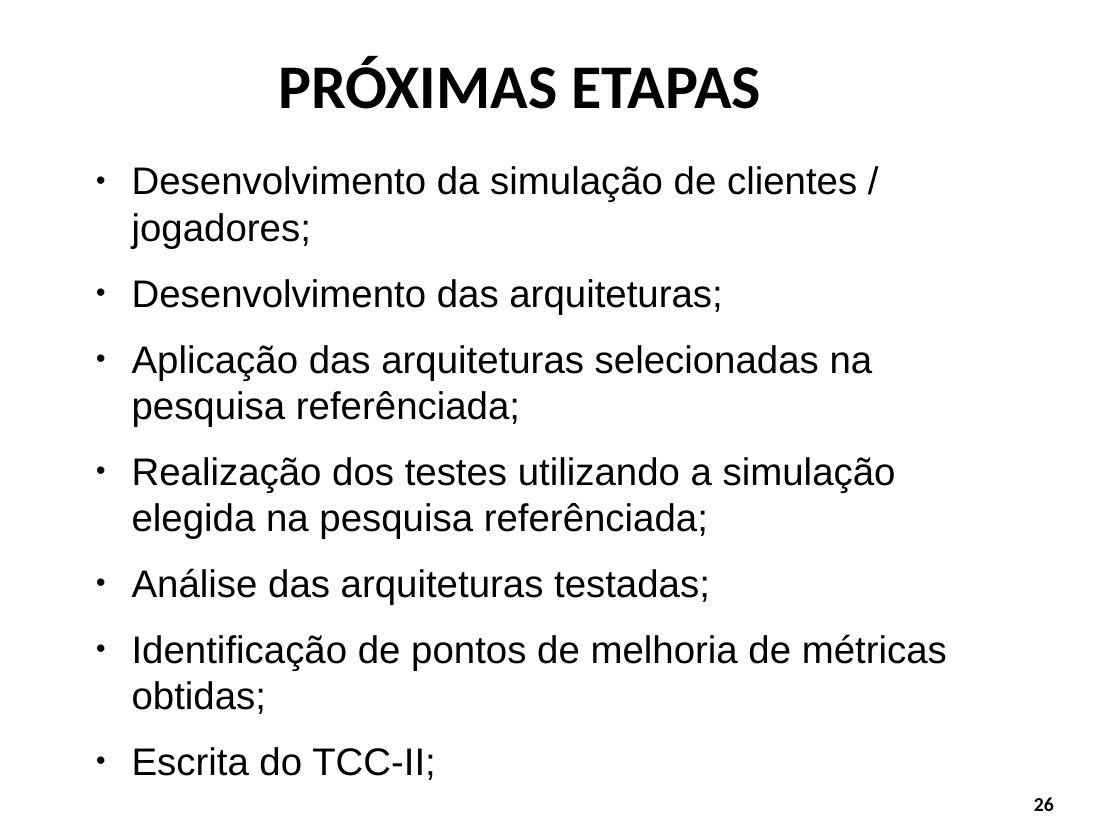
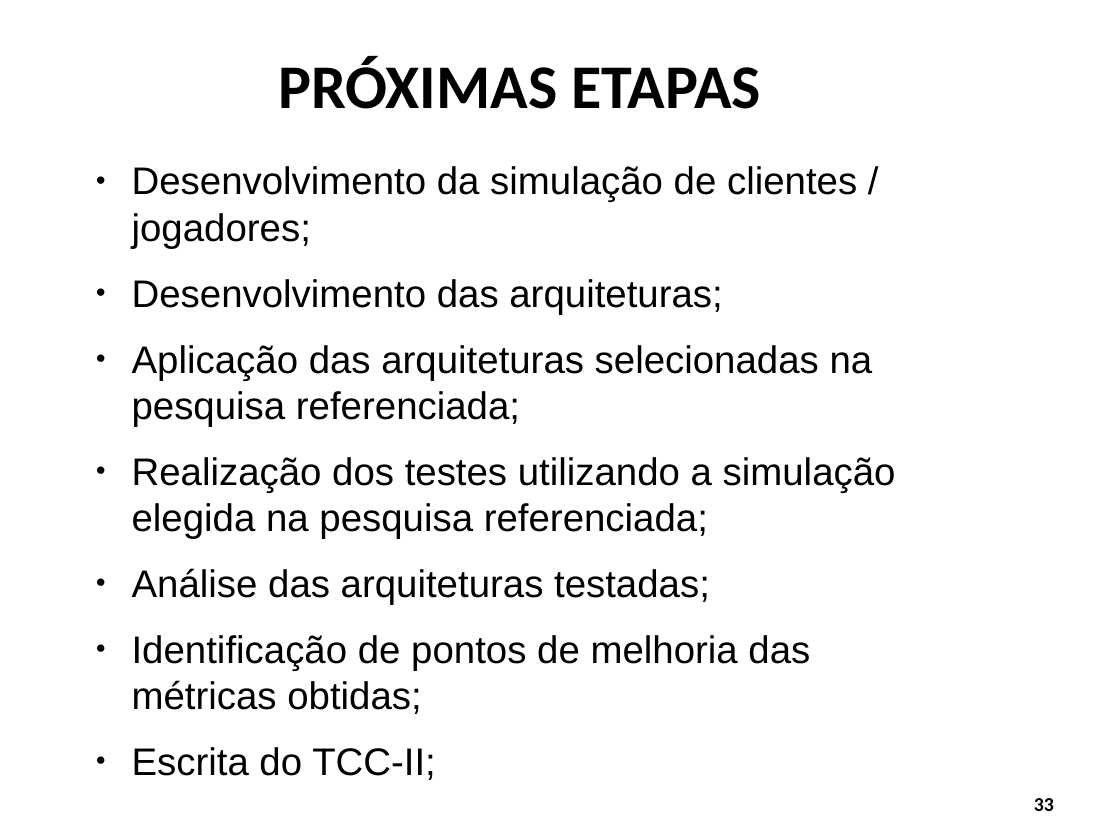
Before and after one commit to Schweigert/TCC, a slide deck: slide 33 of tcc/Apresentacao/apresentacao_tcc1.odp (slide 26 before the commit). Drawn at 1120x840 pixels with LibreOffice and Linux fonts; fonts in the diff are those of the drawing; background and template pictures are left out. Boxes give left, top, right and bottom in pixels: in the first picture for what was removed or moved away, otherwise in the second. Text is boxed around its words. In the diff, an @@ line names an element or a change of style, - is before the commit and + after.

```diff
--- a/tcc/Apresentacao/apresentacao_tcc1.odp
+++ b/tcc/Apresentacao/apresentacao_tcc1.odp
@@ text at box(132, 345, 896, 538): text changed @@
-● Aplicação das arquiteturas selecionadas na pesquisa referênciada;
-● Realização dos testes utilizando a simulação elegida na pesquisa referênciada;
+● Aplicação das arquiteturas selecionadas na pesquisa referenciada;
+● Realização dos testes utilizando a simulação elegida na pesquisa referenciada;
@@ text at box(132, 635, 810, 714): text changed @@
-● Identificação de pontos de melhoria de métricas obtidas;
+● Identificação de pontos de melhoria das métricas obtidas;
@@ page number at box(1034, 798, 1054, 811): text changed @@
-26
+33
```
Also in this commit, not shown: 9 other slides changed, 7 slides added.
